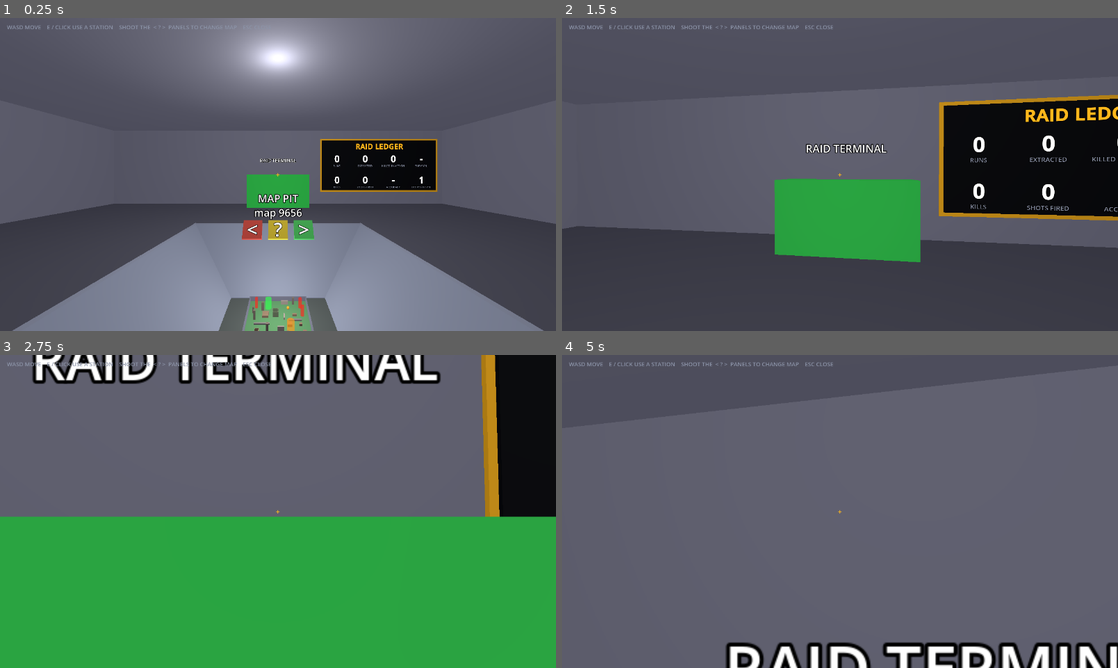
Above: before the commit, frames 1-4 (two rows, left to right).
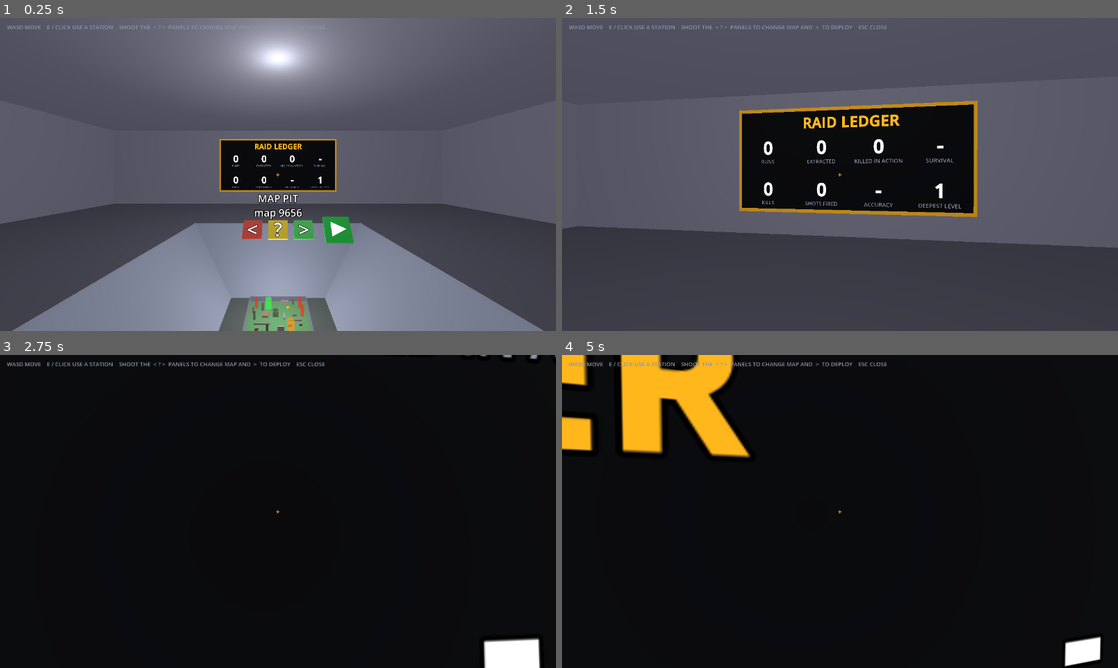
Above: after the commit, the same moments.

Repository: LearnEndlessly/VideoGameFoldr
Game: Godot game, scene res://main.tscn
Same seed, same stepped clock (60 frames per second), same inputs: the game is played once before the commit and once after it.
Inputs (mouse positions are in pixels of both pictures, inside the frame that each line leads up to):
- Up to frame 1 (0.25 s): no input
- Up to frame 2 (1.5 s): tap Enter at 0.5 s; move the mouse to (867, 174) at 0.52 s; hold W from 0.53 s (still down); tap E at 0.6 s; click (867, 174) at 0.67 s; tap Space at 0.77 s; move the mouse to (812, 174) at 1.27 s; tap Tab at 1.35 s; click (812, 174) at 1.42 s
- Up to frame 3 (2.75 s): keep holding W; tap Space at 1.52 s; tap E at 1.55, 2.3 s; move the mouse to (289, 505) at 2.02 s; tap 1 at 2.1 s; click (289, 505) at 2.17 s
- Up to frame 4 (5 s): keep holding W; tap Space at 2.75, 3.02, 3.77, 4.52 s; move the mouse to (834, 517) at 2.77 s; tap 2 at 2.85 s; click (834, 517) at 2.92 s; tap E at 3.05, 3.6, 4.55 s; move the mouse to (878, 514) at 3.52 s; click (878, 514) at 3.67 s; tap Escape at 4.15 s; move the mouse to (795, 508) at 4.27 s; tap Shift at 4.35 s; click (795, 508) at 4.42 s

The runs differ from the first frame. In frame 1, 7.1% of the frame differs, in the area x 39-79%, y 38-73%; in frame 2, 26%; in frame 3, 93%; in frame 4, 98%, in the area x 0-100%, y 0-100%.

Commit message:
Play button opens the raid terminal, XP bar, pause menu with controls, fewer powerups
The raid terminal is opened from a play triangle beside the map pit buttons (its wall station is gone). Health and a new XP bar move to the bottom left. Esc pauses and shows the controls. Powerup drop chance 25% -> 17.5%.

Co-Authored-By: Claude Sonnet 5.5 <noreply@anthropic.com>

Diff:
--- a/data/tuning.gd
+++ b/data/tuning.gd
@@ -138,7 +138,7 @@
 const DEPTH_DROP_BONUS := 0.25
 const DEPTH_REWARD_BONUS := 0.25
 # Powerups (data/powerups.gd): an enemy kill drops one with this chance; it vanishes after POWERUP_PICKUP_SECONDS.
-const POWERUP_DROP_CHANCE := 0.25
+const POWERUP_DROP_CHANCE := 0.175  # was 0.25; 30% fewer
 const POWERUP_PICKUP_SECONDS := 5.0
 # True: a real launch of the game starts with an empty profile (no stash, points, attributes or difficulty)
 # until saving is built; a raid or the base reloading within the session keeps what was earned.
--- a/scripts/hub.gd
+++ b/scripts/hub.gd
@@ -30,7 +30,7 @@
 const PIT := PIT_BOTTOM + Vector2(2.0, 2.0) * PIT_DEPTH  # the opening in the floor: 45 degrees means 1 m out per 1 m down
 const PIT_MAP := Vector2(2.2, 1.6)  # the part of the pit floor the miniature may cover (m)
 const STATIONS := {
-	"raid": {"name": "RAID TERMINAL", "pos": Vector3(0, 0, -HALF_D + 1.0), "size": Vector3(3.0, 1.6, 0.8), "color": Color(0.2, 0.8, 0.3)},
+	"raid": {"panel_only": true, "name": "RAID TERMINAL", "pos": Vector3(0, 0, -HALF_D + 1.0), "size": Vector3(3.0, 1.6, 0.8), "color": Color(0.2, 0.8, 0.3)},
 	"stash": {"name": "STASH", "pos": Vector3(0, 0, HALF_D - 1.0), "size": Vector3(2.6, 1.2, 1.0), "color": Color(0.35, 0.45, 0.75)},
 	"armory": {"name": "ARMORY", "pos": Vector3(-HALF_W + 1.0, 0, 0), "size": Vector3(1.0, 1.2, 2.6), "color": Color(0.85, 0.55, 0.2)},
 	"character": {"name": "CHARACTER", "pos": Vector3(HALF_W - 1.0, 0, 0), "size": Vector3(1.0, 1.2, 2.6), "color": Color(0.75, 0.35, 0.7)},
@@ -45,6 +45,7 @@
 	"prev": {"label": "<", "name": "Previous map", "x": -0.6, "color": Color(0.8, 0.3, 0.25)},
 	"random": {"label": "?", "name": "Random map", "x": 0.0, "color": Color(0.85, 0.75, 0.2)},
 	"next": {"label": ">", "name": "Next map", "x": 0.6, "color": Color(0.3, 0.75, 0.35)},
+	"play": {"label": "", "name": "Raid terminal: pick the risk and start", "x": 1.4, "color": Color(0.15, 0.7, 0.25)},  # drawn as a play triangle
 }
 
 var profile  # scripts/profile.gd instance, set by main before add_child
@@ -66,7 +67,8 @@
 func _ready() -> void:
 	_build_room()
 	for id in STATIONS:
-		_add_station(id)
+		if not STATIONS[id].get("panel_only", false):  # the raid terminal is opened from the map device's play button
+			_add_station(id)
 	_add_map_buttons()
 	player = Player.new()
 	player.position = Vector3(0, 0.1, 4.2)
@@ -181,12 +183,26 @@
 func _add_map_buttons() -> void:
 	for id in MAP_BUTTONS:
 		var d: Dictionary = MAP_BUTTONS[id]
-		var body := _box(Vector3(0.45, 0.45, 0.06), Vector3(d["x"], 0.3, -0.6), d["color"])
+		var side := 0.62 if id == "play" else 0.45
+		var body := _box(Vector3(side, side, 0.06), Vector3(d["x"], 0.3, -0.6), d["color"])
 		body.rotation_degrees.x = -35.0  # leans back so its face points up toward a player looking down at the map
 		body.collision_layer = 2  # shots and E reach it, but the player walks through it
 		body.collision_mask = 0
 		body.add_to_group("shootable")
 		body.set_meta("action", id)
+		if id == "play":
+			var tri := MeshInstance3D.new()
+			var pm := PrismMesh.new()
+			pm.size = Vector3(0.34, 0.34, 0.03)
+			tri.mesh = pm
+			tri.rotation_degrees.z = -90.0  # the apex points right: a play triangle
+			tri.position = Vector3(0.02, 0, 0.05)
+			var tm := StandardMaterial3D.new()
+			tm.albedo_color = Color.WHITE
+			tm.shading_mode = BaseMaterial3D.SHADING_MODE_UNSHADED
+			tri.material_override = tm
+			body.add_child(tri)
+			continue
 		var label := Label3D.new()
 		label.text = d["label"]
 		label.font_size = 90
@@ -197,6 +213,10 @@
 # --- the map pit ---
 
 func _map_button(action: String) -> void:
+	if action == "play":
+		Sfx.play("switch")
+		_open_panel("raid")
+		return
 	match action:
 		"prev": set_seed(selected_seed - 1)
 		"next": set_seed(selected_seed + 1)
@@ -272,9 +292,9 @@
 		["KILLS", str(s["kills"])], ["SHOTS FIRED", str(s["shots"])],
 		["ACCURACY", "-" if acc < 0 else "%d%%" % acc], ["DEEPEST LEVEL", str(s["deepest"])]]
 
-# A board on the north wall beside the raid terminal: two rows of four big numbers.
+# A board in the middle of the north wall: two rows of four big numbers.
 func _add_scoreboard() -> void:
-	var cx := 5.5
+	var cx := 0.0
 	var z := -HALF_D + 0.05
 	_box(Vector3(6.4, 2.9, 0.04), Vector3(cx, 2.1, z), UIKit.AMBER)  # the frame
 	_box(Vector3(6.2, 2.7, 0.06), Vector3(cx, 2.1, z + 0.02), Color(0.04, 0.045, 0.06))
@@ -310,7 +330,7 @@
 func _build_ui() -> void:
 	var layer := CanvasLayer.new()
 	add_child(layer)
-	var hint := UIKit.label("WASD MOVE    E / CLICK USE A STATION    SHOOT THE  < ? >  PANELS TO CHANGE MAP    ESC CLOSE", 13, UIKit.DIM)
+	var hint := UIKit.label("WASD MOVE    E / CLICK USE A STATION    SHOOT THE  < ? >  PANELS TO CHANGE MAP AND  >  TO DEPLOY    ESC CLOSE", 13, UIKit.DIM)
 	hint.position = Vector2(16, 12)
 	layer.add_child(hint)
 	_prompt = UIKit.label("", 24, UIKit.AMBER, true)
@@ -350,7 +370,11 @@
 	if station.has_meta("action"):  # a pad by the map pit, not a panel
 		_map_button(station.get_meta("action"))
 		return
-	open_station = station.get_meta("station_id")
+	_open_panel(station.get_meta("station_id"))
+
+# Opens a station's panel (the raid terminal has no body of its own: the map device's play button opens it).
+func _open_panel(id: String) -> void:
+	open_station = id
 	_status.text = ""
 	var accent: Color = STATIONS[open_station]["color"]
 	accent.a = 1.0
--- a/scripts/main.gd
+++ b/scripts/main.gd
@@ -21,6 +21,7 @@
 const DirectionTick = preload("res://scripts/direction_tick.gd")
 const Hub = preload("res://scripts/hub.gd")
 const UpgradePick = preload("res://scripts/upgrade_pick.gd")
+const PauseMenu = preload("res://scripts/pause_menu.gd")
 const Difficulty = preload("res://data/difficulty.gd")
 
 const EXTRACT_ZONES := {
@@ -84,6 +85,8 @@
 var _tick: Control  # arrow toward the nearest extract zone, after the threat clock fires
 var _banner_time := 0.0
 var _pick_layer: CanvasLayer  # the level-up screen while it is open
+var _pause_layer: CanvasLayer  # the pause menu while it is open
+var _xp_bar: ProgressBar
 var _hp_bar: ProgressBar
 var _stats_label: Label
 var _ammo_bar: Control
@@ -181,6 +184,7 @@
 
 	_player = Player.new()
 	add_child(_player)
+	_player.pause_requested.connect(_open_pause)
 	_player.apply_profile(profile)  # the base's upgrades: attributes and the starting weapon
 	raid = Raid.new()
 	raid.profile = profile
@@ -215,7 +219,7 @@
 
 	var layer := CanvasLayer.new()
 	_hud = Label.new()
-	_hud.position = Vector2(16, 62)
+	_hud.position = Vector2(16, 16)
 	_hud.autowrap_mode = TextServer.AUTOWRAP_WORD_SMART  # a narrow left column, clear of the extract bar in the middle
 	_hud.custom_minimum_size = Vector2(420, 0)
 	_help = Label.new()  # controls hint along the bottom edge, wrapped so it never runs off screen
@@ -229,7 +233,7 @@
 	_help.offset_bottom = -12
 	layer.add_child(_hud)
 	_feed = VBoxContainer.new()
-	_feed.position = Vector2(16, 170)
+	_feed.position = Vector2(16, 110)
 	layer.add_child(_feed)
 	var ui := InventoryUI.new()
 	layer.add_child(ui)
@@ -293,10 +297,22 @@
 	_hp_bar.add_theme_stylebox_override("fill", fill)
 	_stats_label = Label.new()
 	_stats_label.add_theme_font_size_override("font_size", 14)
+	_xp_bar = ProgressBar.new()
+	_xp_bar.custom_minimum_size = Vector2(260, 10)
+	_xp_bar.max_value = 1.0
+	_xp_bar.show_percentage = false
+	var xp_fill := StyleBoxFlat.new()
+	xp_fill.bg_color = Color(0.3, 0.7, 1.0)
+	_xp_bar.add_theme_stylebox_override("fill", xp_fill)
+	top.add_child(_stats_label)
 	top.add_child(_hp_bar)
-	top.add_child(_stats_label)
+	top.add_child(_xp_bar)
+	top.mouse_filter = Control.MOUSE_FILTER_IGNORE
 	layer.add_child(top)
-	top.position = Vector2(16, 16)
+	top.set_anchors_and_offsets_preset(Control.PRESET_BOTTOM_LEFT)  # above the controls hint
+	top.grow_vertical = Control.GROW_DIRECTION_BEGIN
+	top.offset_left = 16
+	top.offset_bottom = -100
 
 	var ammo := VBoxContainer.new()
 	ammo.mouse_filter = Control.MOUSE_FILTER_IGNORE
@@ -339,7 +355,8 @@
 	var held: int = _player.inventory.count(w["ammo_item"])
 	_hp_bar.max_value = _player.max_health
 	_hp_bar.value = _player.health
-	_stats_label.text = "LEVEL %d   HP %d   FRAGS %d   SHOTS %d" % [depth + 1, _player.health, _player.kills, raid.shots]
+	_xp_bar.value = raid.xp_fraction()
+	_stats_label.text = "DEPTH %d   LV %d   HP %d   FRAGS %d   SHOTS %d" % [depth + 1, raid.raid_level(), _player.health, _player.kills, raid.shots]
 	_ammo_bar.total = w["clip"]
 	_ammo_bar.filled = shown
 	_cross.spread = w["spread"]
@@ -362,7 +379,7 @@
 	_update_status_hud()
 	_hud.text = "%s %s\n%s" % ["[SAFE]" if _player.safe else "", raid.powerup_text(), _enemy_status()]
 	_update_threat_hud()
-	_help.text = "WASD move, Shift sprint (loud!), Space jump, LMB shoot, hold R to reload, E open crate, Tab backpack, Esc free mouse. Crates are only in the small walled ro …(174 unchanged characters)…
+	_help.text = "WASD move, Shift sprint (loud!), Space jump, LMB shoot, hold R to reload, E open crate, Tab backpack, Esc pause and controls. Crates are only in the small walled ro …(174 unchanged characters)…
 	for z in extract_zones:
 		var shown := beam_shown(z)
 		z["beam"].visible = shown
@@ -428,6 +445,26 @@
 		var b := nearest_extract_bearing()
 		_tick.angle = b["angle"]
 		_tick.text = "%s %.0f m" % ["SAFE" if b["zone"]["id"] == "A" else "FAST", b["distance"]]
+
+# Esc during a raid: pause and show the controls; Esc again or the button resumes.
+func _open_pause() -> void:
+	if get_tree().paused or raid.state != raid.State.ACTIVE:
+		return
+	get_tree().paused = true
+	Input.mouse_mode = Input.MOUSE_MODE_VISIBLE
+	_pause_layer = CanvasLayer.new()
+	_pause_layer.layer = 11
+	add_child(_pause_layer)
+	var menu := PauseMenu.new()
+	_pause_layer.add_child(menu)
+	menu.show_menu(_resume)
+
+func _resume() -> void:
+	_pause_layer.queue_free()
+	_pause_layer = null
+	get_tree().paused = false
+	if not _player.inventory_open:
+		Input.mouse_mode = Input.MOUSE_MODE_CAPTURED
 
 # A level-up: pause and offer upgrades; taking one resumes (and offers the next, if several were earned).
 func _open_pick() -> void:
--- /dev/null
+++ b/scripts/pause_menu.gd
@@ -0,0 +1,66 @@
+extends Control
+# The pause menu, opened with Esc during a raid: the game is paused and the controls are listed as key caps.
+# Esc or the button resumes. Built with scripts/ui_kit.gd.
+
+const UIKit = preload("res://scripts/ui_kit.gd")
+
+# [key, what it does]
+const CONTROLS := [
+	["W A S D", "Move"], ["MOUSE", "Look around"], ["SHIFT", "Sprint (loud: enemies hear it through walls)"],
+	["SPACE", "Jump"], ["LEFT CLICK", "Shoot"], ["HOLD R", "Reload (letting go cancels it)"],
+	["1  2", "Pistol / scattergun"], ["E", "Open a crate you are looking at"], ["TAB", "Backpack (click an item to use it, right-click to drop)"],
+	["ESC", "This menu"],
+]
+
+var _on_resume := Callable()
+
+func _init() -> void:
+	process_mode = Node.PROCESS_MODE_ALWAYS  # works while the raid is paused
+
+func show_menu(on_resume: Callable) -> void:
+	_on_resume = on_resume
+	set_anchors_and_offsets_preset(Control.PRESET_FULL_RECT)
+	var dim := ColorRect.new()
+	dim.color = Color(0, 0, 0, 0.8)
+	add_child(dim)
+	dim.set_anchors_and_offsets_preset(Control.PRESET_FULL_RECT)
+	var center := CenterContainer.new()
+	add_child(center)
+	center.set_anchors_and_offsets_preset(Control.PRESET_FULL_RECT)
+	var panel := PanelContainer.new()
+	panel.theme = UIKit.theme(UIKit.AMBER)
+	panel.add_theme_stylebox_override("panel", UIKit.slab(UIKit.BG, UIKit.AMBER, 10, 22))
+	center.add_child(panel)
+	var box := VBoxContainer.new()
+	box.custom_minimum_size = Vector2(640, 0)
+	box.add_theme_constant_override("separation", 8)
+	panel.add_child(box)
+	box.add_child(UIKit.header("PAUSED", "controls", UIKit.AMBER, 48))
+	for c in CONTROLS:
+		var row := HBoxContainer.new()
+		row.add_theme_constant_override("separation", 14)
+		box.add_child(row)
+		var cap := PanelContainer.new()
+		cap.custom_minimum_size = Vector2(150, 0)
+		cap.add_theme_stylebox_override("panel", UIKit.slab(UIKit.CARD, UIKit.AMBER, 0, 6, 3))
+		row.add_child(cap)
+		var key := UIKit.label(c[0], 16, UIKit.TEXT, true)
+		key.horizontal_alignment = HORIZONTAL_ALIGNMENT_CENTER
+		cap.add_child(key)
+		var what := UIKit.label(c[1], 15, UIKit.DIM)
+		what.size_flags_vertical = Control.SIZE_SHRINK_CENTER
+		row.add_child(what)
+	box.add_child(UIKit.label("Gamepads are not supported yet.", 12, UIKit.DIM))
+	var resume := UIKit.big_button("Resume", UIKit.AMBER, 56)
+	resume.pressed.connect(_resume)
+	box.add_child(resume)
+	resume.grab_focus.call_deferred()
+
+func _resume() -> void:
+	if _on_resume.is_valid():
+		_on_resume.call()
+
+func _unhandled_key_input(event: InputEvent) -> void:
+	if event is InputEventKey and event.pressed and not event.echo and event.keycode == KEY_ESCAPE:
+		get_viewport().set_input_as_handled()
+		_resume()
--- a/scripts/player.gd
+++ b/scripts/player.gd
@@ -13,6 +13,7 @@
 signal inventory_toggled(open: bool)
 signal station_used(station: Node)  # base only: E or a click on a station
 signal ui_closed  # base only: Esc while a station panel is open
+signal pause_requested  # raid only: Esc
 
 const MAX_HEALTH := 100
 const SENS := 0.002
@@ -103,6 +104,8 @@
 				inventory_open = false
 				Input.mouse_mode = Input.MOUSE_MODE_CAPTURED
 				ui_closed.emit()
+			elif raid != null:
+				pause_requested.emit()
 			else:
 				Input.mouse_mode = Input.MOUSE_MODE_VISIBLE
 		elif event.keycode == KEY_TAB and raid != null:
--- a/scripts/raid.gd
+++ b/scripts/raid.gd
@@ -245,6 +245,16 @@
 	_apply_upgrades()
 	return true
 
+# The raid level (1 + the upgrades taken and waiting) and how far the kills are toward the next one (0..1), for the XP bar.
+func raid_level() -> int:
+	var taken := 0
+	for id in upgrades:
+		taken += int(upgrades[id])
+	return 1 + taken + picks_pending
+
+func xp_fraction() -> float:
+	return float(_kills_toward_pick) / float(Upgrades.RAID_KILLS_PER_PICK)
+
 # "OVERDRIVE 8s  HASTE 3s" for the HUD, "" with none active.
 func powerup_text() -> String:
 	var parts: Array = []
--- a/tests/base.gd
+++ b/tests/base.gd
@@ -123,7 +123,7 @@
 	await process_frame
 	var hub = main.get_children().filter(func(c): return "open_station" in c)[0]
 	_check(main.get_children().filter(func(c): return "stats" in c or "group_id" in c).is_empty(), "the base must have no enemies or enemy bases")
-	_check(get_nodes_in_group("station").size() == 5, "the base should have 4 wall stations and the map table")
+	_check(get_nodes_in_group("station").size() == 4, "the base should have 3 wall stations and the map device")
 	_check(not main.get_children().any(func(c): return "raid_id" in c) and main.raid == null, "the base is not a raid")
 	var armory = get_nodes_in_group("station").filter(func(n): return n.get_meta("station_id") == "armory")[0]
 	hub._on_station_used(armory)
@@ -137,7 +137,8 @@
 	_check(saved.equipped == "scattergun" and saved.attr_level("speed") == 1 and saved.points == 0, "equip and attribute changes should be saved")
 	var started := [-1]
 	hub.start_raid = func(map_seed): started[0] = map_seed
-	hub._on_station_used(get_nodes_in_group("station").filter(func(n): return n.get_meta("station_id") == "raid")[0])
+	hub._map_button("play")
+	_check(hub.open_station == "raid" and hub._panel.visible, "the map device's play button should open the raid terminal")
 	hub._start()
 	_check(started[0] == hub.selected_seed, "the raid terminal should start the raid on the selected map, got %s" % started[0])
 	hub._close()
@@ -161,7 +162,7 @@
 
 	# The buttons on the table: shoot one from across the room and the map changes, at no cost in ammo.
 	var buttons := get_nodes_in_group("shootable")
-	_check(buttons.size() == 3, "the table should have previous, random and next buttons")
+	_check(buttons.size() == 4, "the table should have previous, random, next and play buttons")
 	var hp = hub.player
 	var stash_before: Dictionary = main.profile.totals.duplicate()
 	var backpack_before: int = hp.inventory.count("ammo")
@@ -175,6 +176,14 @@
 		hp._hub_shoot()
 		_check(hub.selected_seed == before + pair[1], "shooting the %s button should step the map, %d -> %d" % [pair[0], before, hub.selected_seed])
 	_check(main.profile.totals == stash_before and hp.inventory.count("ammo") == backpack_before, "shots in the base must not use any ammo")
+	var play = buttons.filter(func(n): return n.get_meta("action") == "play")[0]
+	var to_play: Vector3 = play.global_position - hp._cam.global_position
+	hp.rotation.y = atan2(-to_play.x, -to_play.z)
+	hp._head.rotation.x = atan2(to_play.y, Vector2(to_play.x, to_play.z).length())
+	await _frames(2)
+	hp._hub_shoot()
+	_check(hub.open_station == "raid" and hub._panel.visible, "shooting the play button should open the raid terminal")
+	hub._close()
 	_check(not hub._panel.visible and not hub.player.inventory_open, "closing should hide the panel and free the mouse look")
 	main.queue_free()
 	await process_frame
--- a/tests/difficulty.gd
+++ b/tests/difficulty.gd
@@ -145,7 +145,7 @@
 	root.add_child(main)
 	await process_frame
 	var hub = main.get_children().filter(func(c): return "open_station" in c)[0]
-	hub._on_station_used(get_nodes_in_group("station").filter(func(n): return n.get_meta("station_id") == "raid")[0])
+	hub._map_button("play")
 	var buttons: Array = hub._content.find_children("*", "Button", true, false)
 	_check(buttons.size() == Difficulty.OPTIONS.size() * 3 + 1, "the terminal should have 3 buttons per option and START RAID, got %d" % buttons.size())
 	hub._set_difficulty("damage", 2)
--- a/tests/raid_upgrades.gd
+++ b/tests/raid_upgrades.gd
@@ -155,6 +155,21 @@
 	main.queue_free()
 	await process_frame
 
+	# The XP bar numbers, and the Esc pause menu.
+	main = await _raid()
+	raid = main.raid
+	_check(raid.raid_level() == 1 and is_equal_approx(raid.xp_fraction(), 0.0), "a fresh raid is level 1 with an empty bar")
+	raid._on_kill(Vector3(50, 0, 50))
+	_check(is_equal_approx(raid.xp_fraction(), 1.0 / Upgrades.RAID_KILLS_PER_PICK), "one kill fills part of the bar")
+	_check(main._xp_bar != null and main._xp_bar.get_parent() == main._hp_bar.get_parent(), "the XP bar sits with the health bar")
+	main._player.pause_requested.emit()
+	_check(paused and main._pause_layer != null, "Esc should pause the game behind the controls screen")
+	main._player.pause_requested.emit()  # a second request while paused changes nothing
+	main._resume()
+	_check(not paused and main._pause_layer == null, "resuming should unpause")
+	main.queue_free()
+	await process_frame
+
 	# Holding R reloads, letting go cancels.
 	main = await _raid()
 	raid = main.raid
--- a/tools/capture_base.gd
+++ b/tools/capture_base.gd
@@ -42,8 +42,10 @@
 	hub.set_seed(5)
 	await _shot("b1_base")
 	for id in ["map", "stash", "armory", "character", "raid"]:
-		var station = get_nodes_in_group("station").filter(func(n): return n.get_meta("station_id") == id)[0]
-		hub._on_station_used(station)
+		if id == "raid":
+			hub._map_button("play")
+		else:
+			hub._on_station_used(get_nodes_in_group("station").filter(func(n): return n.get_meta("station_id") == id)[0])
 		await _frames(3)
 		await _shot("b_%s" % id)
 		hub._close()
Not shown, added: scripts/pause_menu.gd.uid
